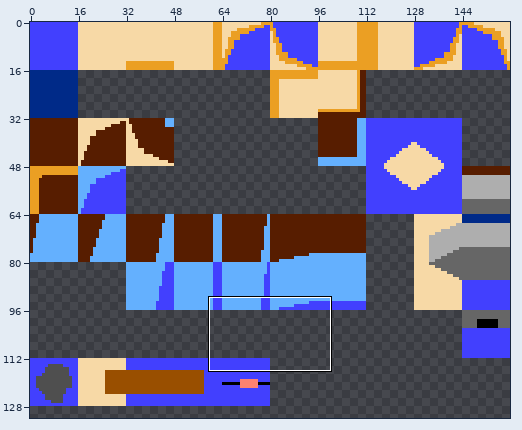
Two states of a pixel-art file, art/16x_tileset.aseprite. The picture above shows the old version from afar; the outline marks the close-up.
Close-up. First the earlier version:
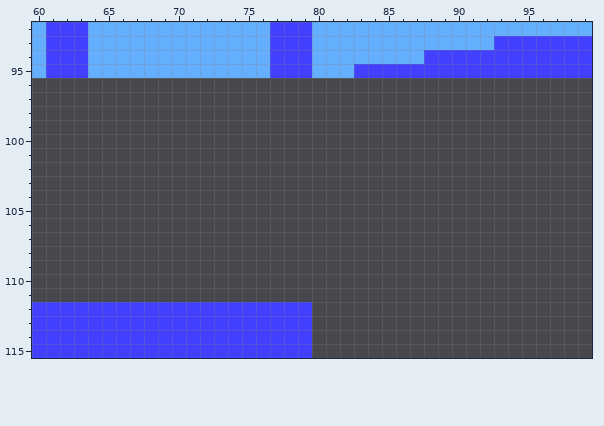
160x160 pixels, 1 frame. Shown: x 60..99, y 92..115. The wide view leaves out empty margins.
Now the later version:
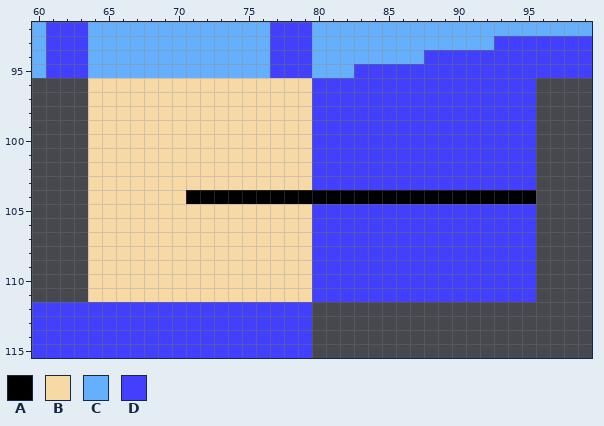
Palette (. is transparent): A #000000  B #f7d9a6  C #64b0fe  D #4240fe
The exact change:
@@ x 60..99 @@
  95 CDDDCCCCCCCCCCCCCDDDCCCDDDDDDDDDDDDDDDDD
- 96 ........................................
- 97 ........................................
- 98 ........................................
- 99 ........................................
-100 ........................................
-101 ........................................
-102 ........................................
-103 ........................................
-104 ........................................
-105 ........................................
-106 ........................................
-107 ........................................
-108 ........................................
-109 ........................................
-110 ........................................
-111 ........................................
+ 96 ....BBBBBBBBBBBBBBBBDDDDDDDDDDDDDDDD....
+ 97 ....BBBBBBBBBBBBBBBBDDDDDDDDDDDDDDDD....
+ 98 ....BBBBBBBBBBBBBBBBDDDDDDDDDDDDDDDD....
+ 99 ....BBBBBBBBBBBBBBBBDDDDDDDDDDDDDDDD....
+100 ....BBBBBBBBBBBBBBBBDDDDDDDDDDDDDDDD....
+101 ....BBBBBBBBBBBBBBBBDDDDDDDDDDDDDDDD....
+102 ....BBBBBBBBBBBBBBBBDDDDDDDDDDDDDDDD....
+103 ....BBBBBBBBBBBBBBBBDDDDDDDDDDDDDDDD....
+104 ....BBBBBBBAAAAAAAAAAAAAAAAAAAAAAAAA....
+105 ....BBBBBBBBBBBBBBBBDDDDDDDDDDDDDDDD....
+106 ....BBBBBBBBBBBBBBBBDDDDDDDDDDDDDDDD....
+107 ....BBBBBBBBBBBBBBBBDDDDDDDDDDDDDDDD....
+108 ....BBBBBBBBBBBBBBBBDDDDDDDDDDDDDDDD....
+109 ....BBBBBBBBBBBBBBBBDDDDDDDDDDDDDDDD....
+110 ....BBBBBBBBBBBBBBBBDDDDDDDDDDDDDDDD....
+111 ....BBBBBBBBBBBBBBBBDDDDDDDDDDDDDDDD....
 112 DDDDDDDDDDDDDDDDDDDD....................
